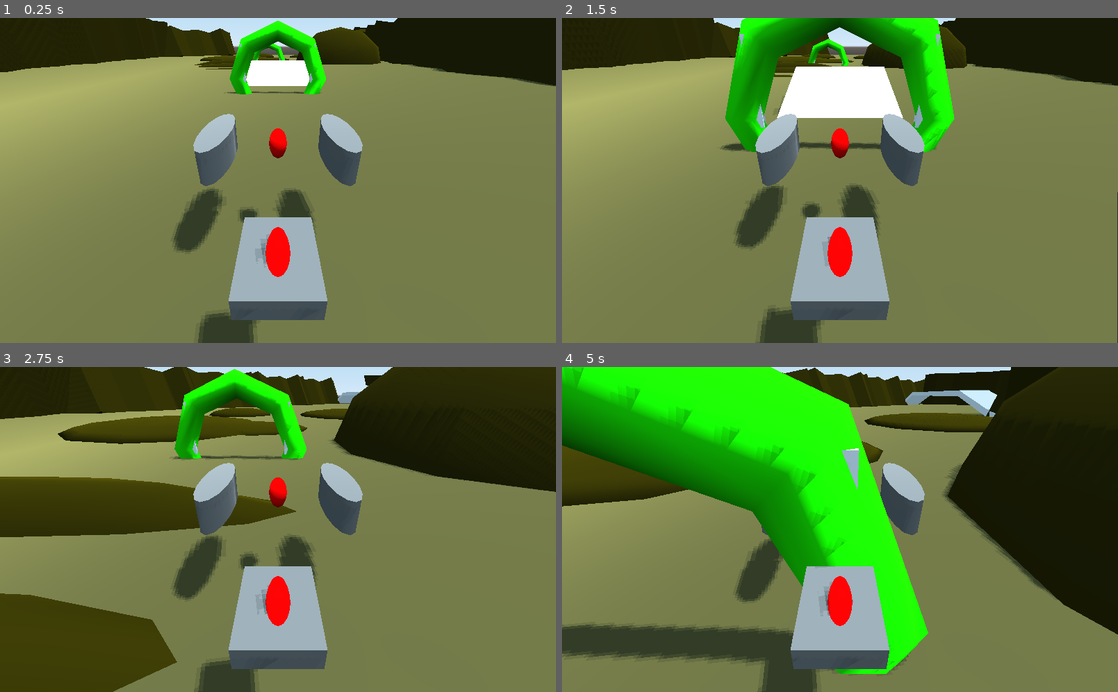
Above: before the commit, frames 1-4 (two rows, left to right).
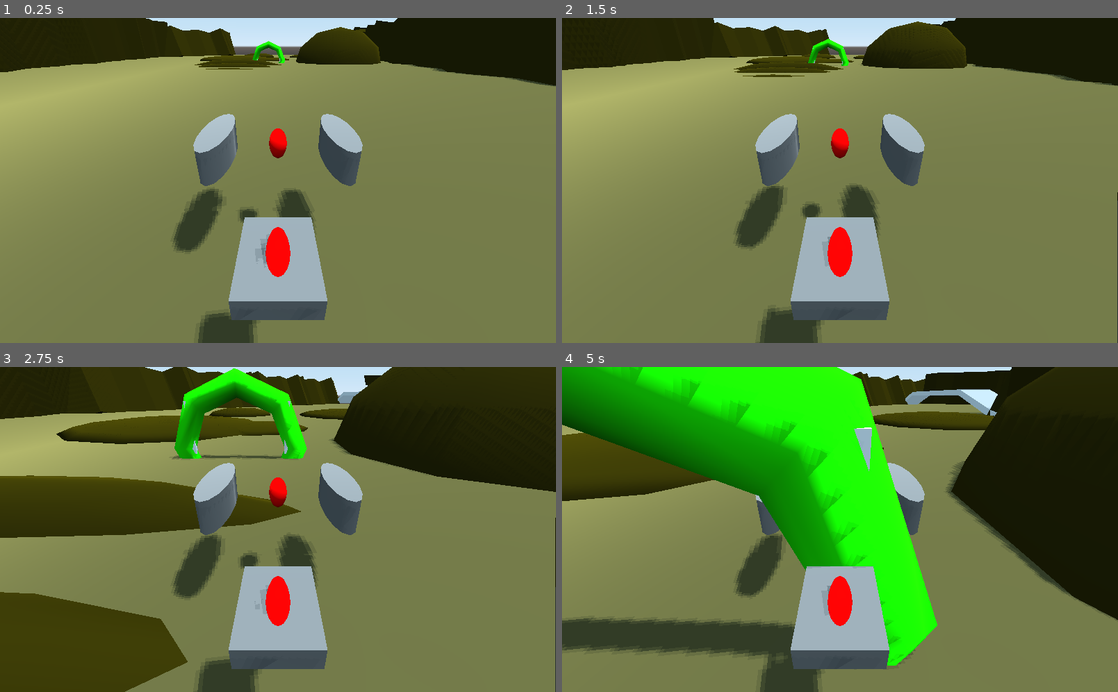
Above: after the commit, the same moments.

Repository: gamkedo-la/aero-junkers
Game: Godot game, scene res://Scenes/Main.tscn
Two runs of this game, one before a commit and one after it. Both use one fixed random seed, a clock stepped at 60 frames per second and the inputs below.
Inputs (mouse positions are in pixels of both pictures, inside the frame that each line leads up to):
- Up to frame 1 (0.25 s): no input
- Up to frame 2 (1.5 s): move the mouse to (867, 180) at 0.52 s; press the mouse at (867, 180) at 0.53 s; hold W (accelerate) from 0.53 s (still down); move the mouse to (812, 180) at 1.27 s; release the mouse at (812, 180) at 1.28 s; click (812, 180) at 1.35 s
- Up to frame 3 (2.75 s): keep holding W (accelerate); move the mouse to (289, 523) at 2.02 s; press the mouse at (289, 523) at 2.03 s
- Up to frame 4 (5 s): keep holding W (accelerate); move the mouse to (834, 536) at 2.77 s; release the mouse at (834, 536) at 2.78 s; click (834, 536) at 2.85 s; move the mouse to (878, 532) at 3.52 s; press the mouse at (878, 532) at 3.53 s; move the mouse to (795, 526) at 4.27 s; release the mouse at (795, 526) at 4.28 s; click (795, 526) at 4.35 s

The runs differ from the first frame. In frame 1, 2.5% of the frame differs, in the area x 40-59%, y 0-24%; in frame 2, 10%; in frame 3, 1.5%; in frame 4, 21%, in the area x 0-100%, y 0-100%.

Commit message:
Updated test track, changed camera position & FOV

Diff:
--- a/Scenes/Main.tscn
+++ b/Scenes/Main.tscn
@@ -15,6 +15,9 @@
 [sub_resource type="ConvexPolygonShape" id=3]
 points = PoolVector3Array( 50, 0, 50, -50, 0, 50, 50, 0, -50, -50, 0, -50 )
 
+[sub_resource type="SpatialMaterial" id=4]
+albedo_color = Color( 0.215686, 0.176471, 0.176471, 1 )
+
 [node name="Main" type="Spatial"]
 transform = Transform( 1, -0.000438269, -0.000481802, 0.000438065, 1, -0.000439007, 0.000481988, 0.000438803, 1, 0, 0, 0 )
 script = ExtResource( 1 )
@@ -35,6 +38,7 @@
 transform = Transform( 0.999999, -4.33715e-10, -4.36557e-10, 4.33303e-10, 0.999999, -4.36557e-10, 4.36557e-10, 4.36557e-10, 0.999999, -4.05255, -1.03203, -106.998 )
 
 [node name="Checkpoint2" parent="." instance=ExtResource( 4 )]
+transform = Transform( 0.866024, 0.000278195, 0.499999, -0.000160813, 0.999998, -0.000277848, -0.499999, 0.000160212, 0.866025, 188.947, -0.117499, -109.091 )
 
 [node name="Checkpoint3" parent="." instance=ExtResource( 4 )]
 transform = Transform( 0.999998, -9.28722e-10, 1.67056e-08, 1.11494e-09, 0.999996, -1.07684e-09, 9.52859e-08, 9.60426e-10, 0.999998, 223.517, 3.91395, -2.95135 )
@@ -43,7 +47,7 @@
 transform = Transform( 7.36618e-08, -9.57174e-07, -0.999999, 0.000877071, 0.999998, -9.42535e-07, 0.999999, -0.00087707, 1.73808e-07, 90.5174, 0.00634809, 74.7983 )
 
 [node name="Checkpoint5" parent="." instance=ExtResource( 4 )]
-transform = Transform( -0.5, 0.000276888, -0.866025, 0.00103729, 0.999999, -0.000279135, 0.866024, -0.00103789, -0.5, 100.888, -0.132464, -231.048 )
+transform = Transform( -0.707106, 0.00043738, -0.707106, 0.00105825, 0.999998, -0.000439673, 0.707105, -0.0010592, -0.707106, 160.908, -1.13989, -188.077 )
 
 [node name="Ground" type="StaticBody" parent="."]
 transform = Transform( 10, -5.78908e-10, -5.58794e-09, 5.96515e-09, 1, -6.0536e-09, 6.51926e-09, 5.82077e-10, 10, 6, -2, -26 )
@@ -277,6 +281,12 @@
 depth = 1.911
 material = ExtResource( 3 )
 
+[node name="CSGPolygon36" type="CSGPolygon" parent="Placeholder Walls"]
+transform = Transform( 7.84477, -0.707478, 0.0394209, -0.00150646, 0.0048844, 11.0998, -7.85295, -0.706742, 0.0372505, 222.348, 18.8204, -186.999 )
+polygon = PoolVector2Array( 1, 5, 0, 2, -1, 7, -1, -7, 4, -9, 4, -1, 3, 8, 2, 3 )
+depth = 1.911
+material = ExtResource( 3 )
+
 [node name="CSGPolygon30" type="CSGPolygon" parent="Placeholder Walls"]
 transform = Transform( -0.00578836, -1, 0.0590848, 0.000507123, 0.00532305, 11.0998, -11.1, 0.000521585, 0.000476174, 292.416, 18.8521, -45.033 )
 polygon = PoolVector2Array( 1, 5, 0, 2, -1, 7, -1, -7, 4, -9, 4, -1, 3, 8, 2, 3 )
@@ -364,7 +374,7 @@
 material = ExtResource( 3 )
 
 [node name="CSGSphere6" type="CSGSphere" parent="Placeholder Mounds"]
-transform = Transform( 2.87289, -0.00495796, -10.7218, 0.00445597, 2.29998, 0.00494833, 10.7218, -0.00444523, 2.87289, -13.4073, -2.07058, -174.146 )
+transform = Transform( 2.87288, -0.00495796, -10.7218, 0.00445597, 2.29998, 0.00494832, 10.7218, -0.00444523, 2.87288, -13.4073, -2.07058, -174.146 )
 use_collision = true
 material = ExtResource( 3 )
 
@@ -453,7 +463,47 @@
 material = ExtResource( 3 )
 
 [node name="CSGSphere13" type="CSGSphere" parent="Placeholder Mounds"]
-transform = Transform( -9.98999, 0.0036135, -17.3032, 0.0188065, 15.5999, -0.0036544, 17.3032, -0.0188141, -9.98998, 144.502, -3.12142, -132.389 )
+transform = Transform( -9.98999, 0.0036135, -17.3032, 0.0188065, 15.5999, -0.0036544, 17.3032, -0.0188141, -9.98998, 123.525, -3.09071, -83.3791 )
+use_collision = true
+material = ExtResource( 3 )
+
+[node name="CSGSphere31" type="CSGSphere" parent="Placeholder Mounds"]
+transform = Transform( -9.98999, 0.0036135, -17.3032, 0.0188065, 15.5999, -0.0036544, 17.3032, -0.0188141, -9.98998, 147.52, -8.1043, -90.3884 )
+use_collision = true
+material = ExtResource( 3 )
+
+[node name="CSGSphere32" type="CSGSphere" parent="Placeholder Mounds"]
+transform = Transform( -9.98998, 0.0131806, -17.3032, 0.028374, 37.4397, -0.0132425, 17.3032, -0.0284021, -9.98997, 178.523, -8.11481, -83.4033 )
+use_collision = true
+material = ExtResource( 3 )
+
+[node name="CSGSphere33" type="CSGSphere" parent="Placeholder Mounds"]
+transform = Transform( -6.99297, 0.0272672, -12.1122, 0.0379035, 67.3913, -0.0273502, 12.1122, -0.0379616, -6.99297, 159.49, -8.13632, -151.394 )
+use_collision = true
+material = ExtResource( 3 )
+
+[node name="CSGSphere34" type="CSGSphere" parent="Placeholder Mounds"]
+transform = Transform( -6.99297, 0.0272672, -12.1122, 0.0379035, 67.3913, -0.0273502, 12.1122, -0.0379616, -6.99297, 192.481, -8.15868, -169.41 )
+use_collision = true
+material = ExtResource( 3 )
+
+[node name="CSGSphere38" type="CSGSphere" parent="Placeholder Mounds"]
+transform = Transform( -11.1888, 0.0259147, -19.3796, 0.0429318, 67.3912, -0.0260085, 19.3795, -0.042987, -11.1887, 218.481, -8.1705, -170.422 )
+use_collision = true
+material = ExtResource( 3 )
+
+[node name="CSGSphere35" type="CSGSphere" parent="Placeholder Mounds"]
+transform = Transform( -6.99297, 0.0272672, -12.1122, 0.0379034, 67.3913, -0.0273501, 12.1122, -0.0379616, -6.99296, 197.494, -8.14901, -142.412 )
+use_collision = true
+material = ExtResource( 3 )
+
+[node name="CSGSphere36" type="CSGSphere" parent="Placeholder Mounds"]
+transform = Transform( -6.99297, 0.0272672, -12.1122, 0.0379034, 67.3913, -0.0273501, 12.1122, -0.0379616, -6.99296, 155.504, -6.12271, -124.393 )
+use_collision = true
+material = ExtResource( 3 )
+
+[node name="CSGSphere37" type="CSGSphere" parent="Placeholder Mounds"]
+transform = Transform( -6.99297, 0.0272672, -12.1122, 0.0379034, 67.3913, -0.0273501, 12.1122, -0.0379616, -6.99296, 214.506, -6.14681, -120.421 )
 use_collision = true
 material = ExtResource( 3 )
 
@@ -468,32 +518,32 @@
 material = ExtResource( 3 )
 
 [node name="CSGSphere16" type="CSGSphere" parent="Placeholder Mounds"]
-transform = Transform( -2.69926, -0.493088, 14.1363, -0.653048, 4.14014, -0.00149446, 2.71549, 0.505966, 14.1196, 86.4948, -4.70463, -134.915 )
+transform = Transform( -2.69926, -0.493088, 14.1363, -0.653048, 4.14014, -0.00149447, 2.71549, 0.505966, 14.1196, 87.4947, -4.70506, -134.916 )
 use_collision = true
 material = ExtResource( 3 )
 
 [node name="CSGSphere17" type="CSGSphere" parent="Placeholder Mounds"]
-transform = Transform( 7.84888, 0.000445561, 7.84888, -0.00644595, 0.999997, -0.000431609, -7.84887, 0.00644501, 7.84888, 74.7092, -0.996055, 83.5371 )
+transform = Transform( 7.84887, 0.000445561, 7.84888, -0.00644595, 0.999997, -0.000431608, -7.84887, 0.00644501, 7.84887, 74.7087, -1.99605, 83.5375 )
 use_collision = true
 material = ExtResource( 3 )
 
 [node name="CSGSphere18" type="CSGSphere" parent="Placeholder Mounds"]
-transform = Transform( 14.128, 0.000889623, 14.128, -0.0115151, 1.99999, -0.00086471, -14.128, 0.0115132, 14.128, 62.6821, -0.996681, 70.1082 )
+transform = Transform( 14.128, 0.000889623, 14.128, -0.0115151, 1.99999, -0.000864707, -14.128, 0.0115132, 14.128, 62.6816, -1.99668, 70.1086 )
 use_collision = true
 material = ExtResource( 3 )
 
 [node name="CSGSphere19" type="CSGSphere" parent="Placeholder Mounds"]
-transform = Transform( -5.54999, -0.000781442, -9.61286, 0.00765893, 2.29998, 0.000764857, 9.61287, -0.00765723, -5.54999, 96.4935, -1.02065, 49.249 )
+transform = Transform( -5.54999, -0.000781441, -9.61285, 0.00765892, 2.29998, 0.000764855, 9.61287, -0.00765723, -5.54999, 96.493, -2.02065, 49.2494 )
 use_collision = true
 material = ExtResource( 3 )
 
 [node name="CSGSphere20" type="CSGSphere" parent="Placeholder Mounds"]
-transform = Transform( -9.98999, -0.00234404, -17.3032, 0.0128486, 1.99998, 0.00231621, 17.3032, -0.0128436, -9.98998, 123.617, -1.0192, 79.6077 )
+transform = Transform( -9.98999, -0.00234404, -17.3032, 0.0128486, 1.99998, 0.00231621, 17.3031, -0.0128436, -9.98997, 123.617, -2.0192, 79.6081 )
 use_collision = true
 material = ExtResource( 3 )
 
 [node name="CSGSphere21" type="CSGSphere" parent="Placeholder Mounds"]
-transform = Transform( -9.98999, 0.0036135, -17.3032, 0.0188065, 15.5999, -0.0036544, 17.3032, -0.0188141, -9.98998, 82.6237, -2.98323, 120.641 )
+transform = Transform( -9.98999, 0.0036135, -17.3032, 0.0188065, 15.5999, -0.0036544, 17.3032, -0.0188141, -9.98998, 82.6233, -3.98323, 120.641 )
 use_collision = true
 material = ExtResource( 3 )
 
@@ -518,8 +568,14 @@
 collision_mask = 2
 
 [node name="CSGBox" type="CSGBox" parent="Placeholder Structures"]
-transform = Transform( 1, -9.09495e-12, -1.16415e-10, -4.65661e-10, 1, -4.76837e-07, -1.45519e-11, -1.86265e-09, 1, -6.98492e-10, -9.53674e-07, -1.19209e-07 )
-use_collision = true
+transform = Transform( 0.865891, 0.0212687, 1.35273, -1.23276, 1.02363, 1.49774, -0.268972, 0.00516688, 1.3275, 8.20308, 25.2107, 4.14888 )
+use_collision = true
+height = 2.228
+
+[node name="CSGBox8" type="CSGBox" parent="Placeholder Structures"]
+transform = Transform( -0.321638, -0.0751501, 6.24622, 6.03736, -0.0616524, 2.20293, 0.0122081, 0.0572666, 0.205249, 4.10358, 17.0963, 3.73155 )
+use_collision = true
+material = SubResource( 4 )
 
 [node name="CSGBox2" type="CSGBox" parent="Placeholder Structures"]
 transform = Transform( -0.999999, 0.000140767, -0.000617624, 0.00523831, 0.876285, -8.22895, -7.87199e-05, -0.0282078, -0.876286, 36.7215, 2.77468, -0.0501504 )
Not shown: 1 places in Scenes/Main.tscn that only renumber resources
